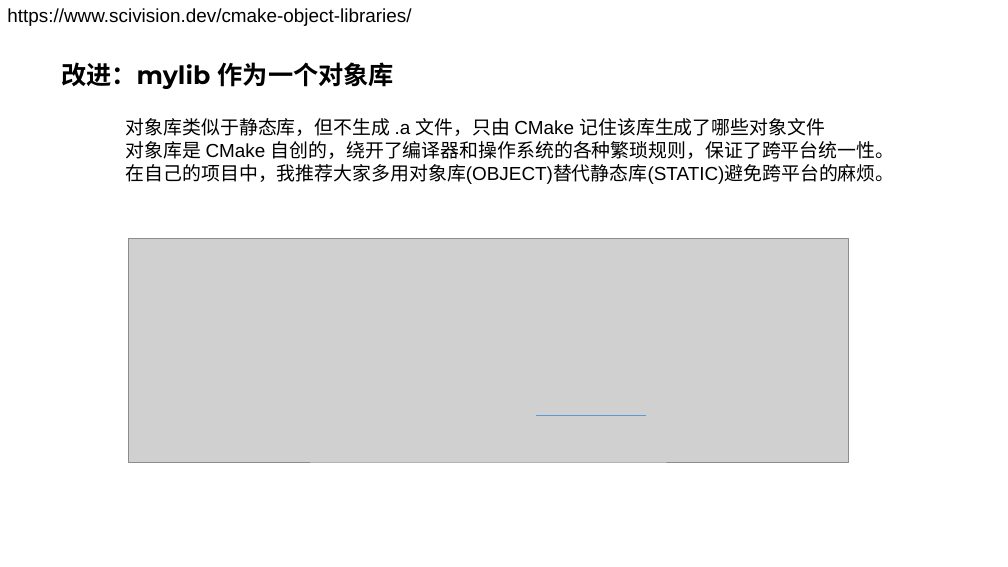
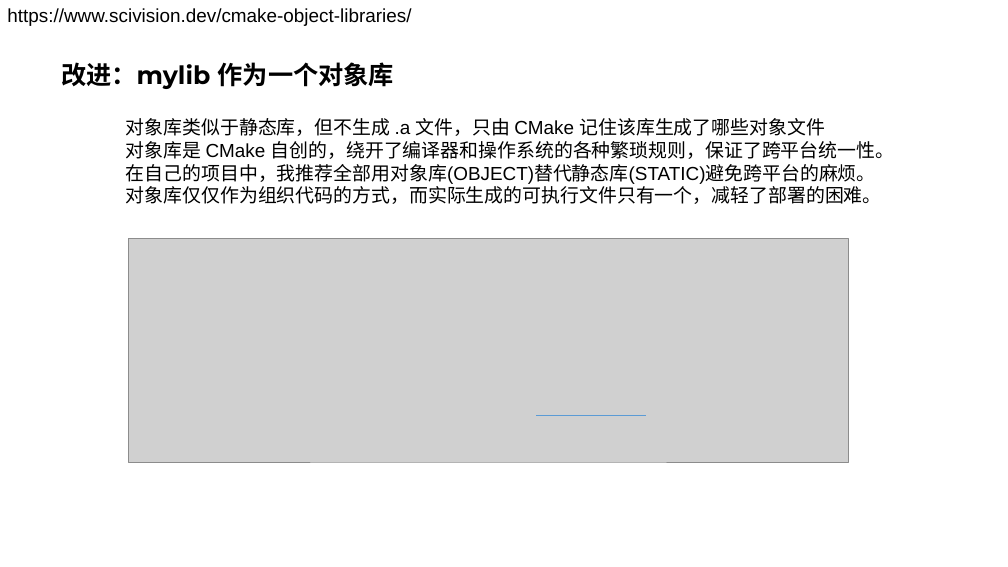
Before and after one commit to parallel101/course, a slide deck: slide 25 of 11/slides.pptx (slide 47 before the commit). Drawn at 1008x567 pixels with LibreOffice and Linux fonts; fonts in the diff are those of the drawing; grey boxes stand for pictures. Boxes give left, top, right and bottom in pixels: in the first picture for what was removed or moved away, otherwise in the second. Text is boxed around its words. In the diff, an @@ line names an element or a change of style, - is before the commit and + after.

```diff
--- a/11/slides.pptx
+++ b/11/slides.pptx
@@ text at (126,164,882,204): text changed @@
-在自己的项目中，我推荐大家多用对象库(OBJECT)替代静态库(STATIC)避免跨平台的麻烦。
+在自己的项目中，我推荐全部用对象库(OBJECT)替代静态库(STATIC)避免跨平台的麻烦。
+对象库仅仅作为组织代码的方式，而实际生成的可执行文件只有一个，减轻了部署的困难。
```
Also in this commit, not shown: 8 other slides changed, 19 slides added, 2 slides removed, 19 other files.
